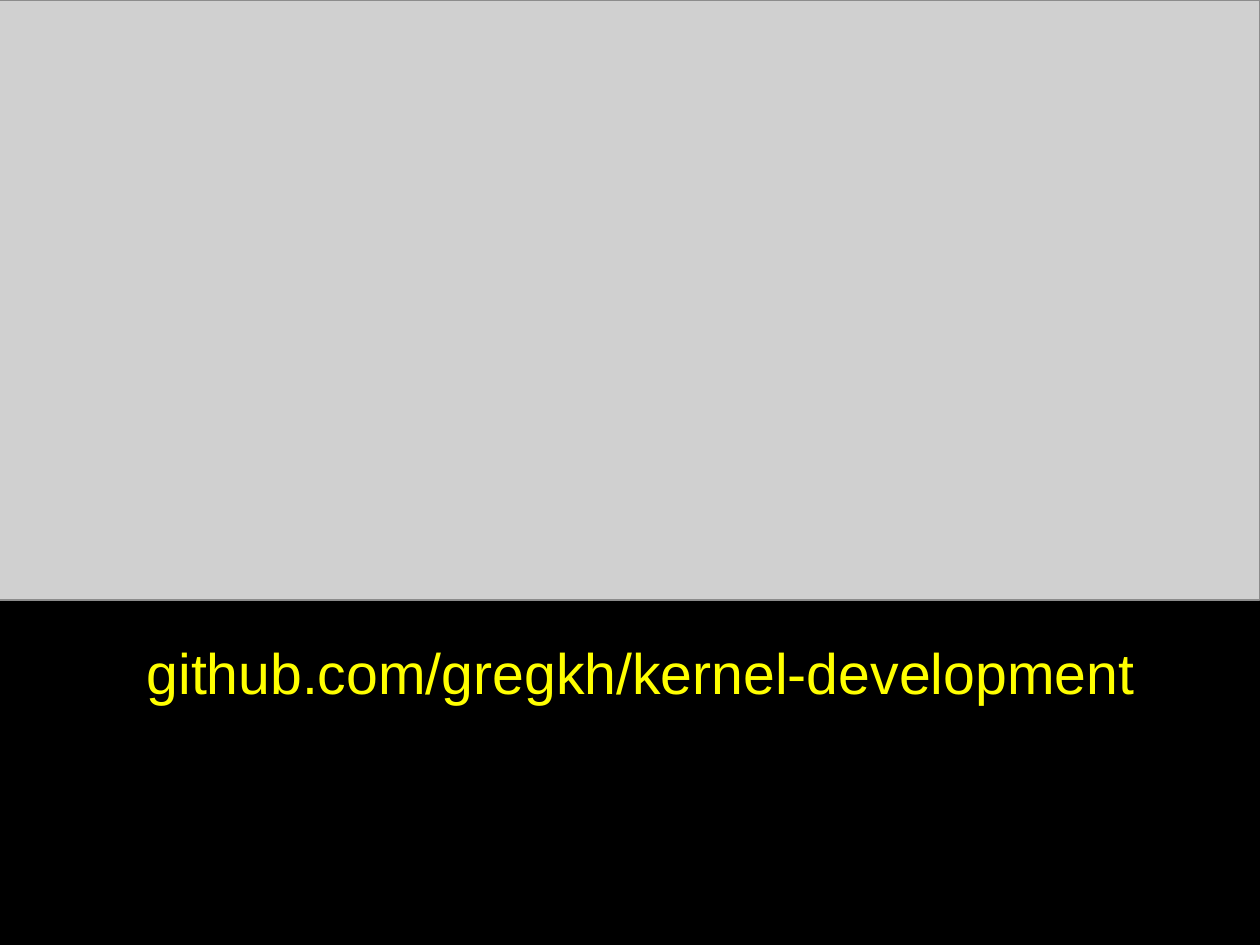
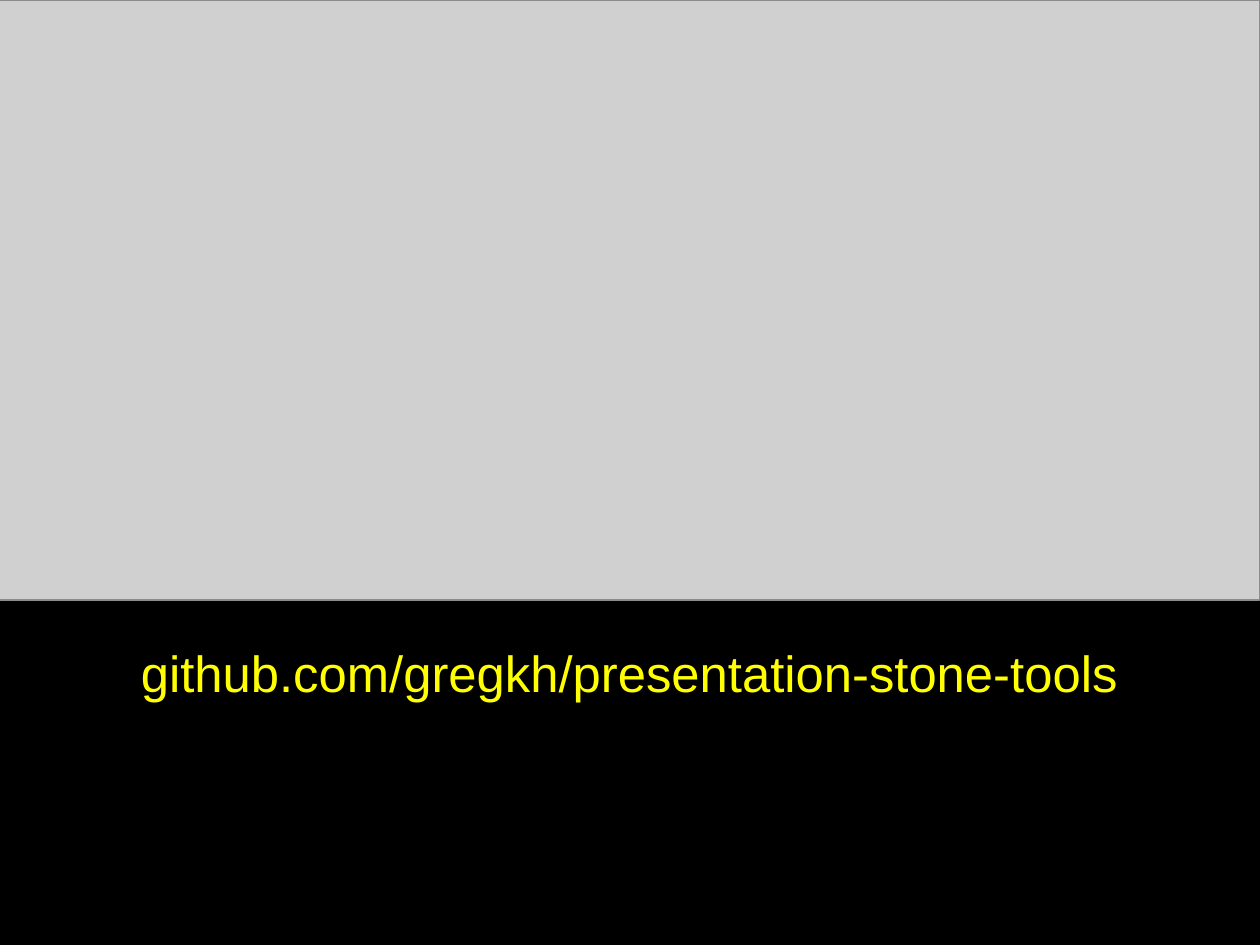
Before and after one commit to gregkh/presentation-stone-tools, a slide deck: slide 27 of stone-tools.odp (slide 40 before the commit). Drawn at 1260x945 pixels with LibreOffice and Linux fonts; fonts in the diff are those of the drawing; grey boxes stand for pictures. Boxes give left, top, right and bottom in pixels: in the first picture for what was removed or moved away, otherwise in the second. Text is boxed around its words. In the diff, an @@ line names an element or a change of style, - is before the commit and + after.

```diff
--- a/stone-tools.odp
+++ b/stone-tools.odp
@@ text at [141, 655, 1118, 703]: text changed; size 36 to 32 pt @@
-github.com/gregkh/kernel-development
+github.com/gregkh/presentation-stone-tools
```
Also in this commit, not shown: 5 slides added, 25 slides removed, 5 other files.
